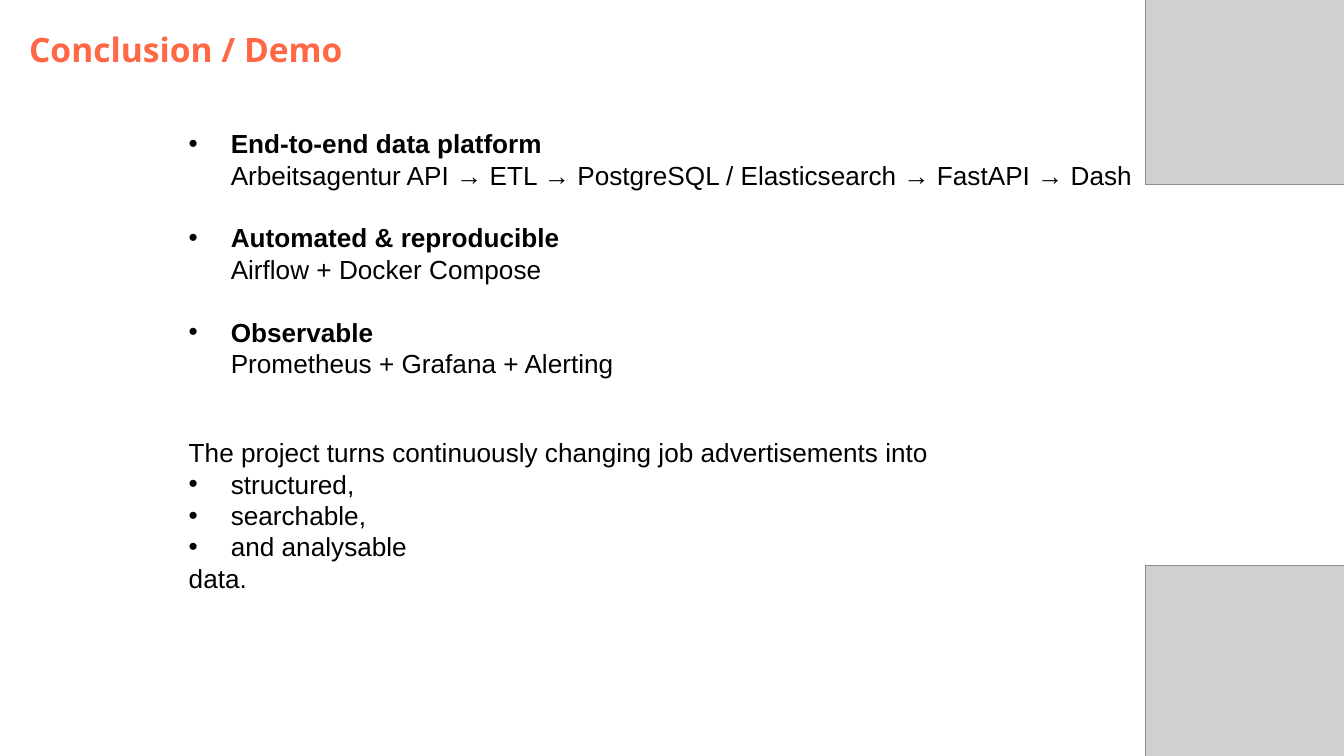
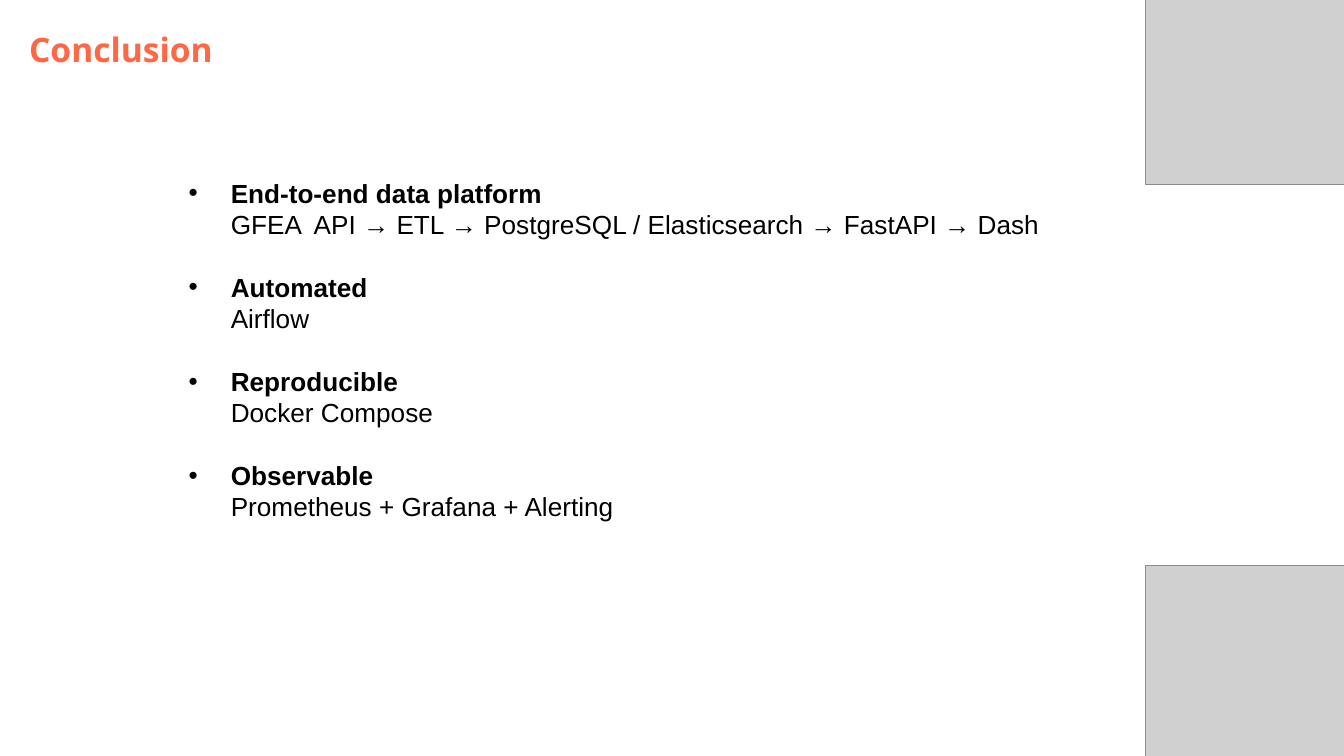
Before and after one commit to DataScientest-Studio/jun26bde-job-market, a slide deck: slide 11 of docs/defence/Defence.pptx (slide 15 before the commit). Drawn at 1344x756 pixels with LibreOffice and Linux fonts; fonts in the diff are those of the drawing; grey boxes stand for pictures; background and template pictures are left out. Boxes give left, top, right and bottom in pixels: in the first picture for what was removed or moved away, otherwise in the second. Text is boxed around its words. In the diff, an @@ line names an element or a change of style, - is before the commit and + after.

```diff
--- a/docs/defence/Defence.pptx
+++ b/docs/defence/Defence.pptx
@@ subtitle at bbox=[29, 36, 213, 63]: text changed @@
-Conclusion / Demo
+Conclusion
@@ text "End-to-end data platform GFEA API ...": place and size @@
-text "End-to-end data platform GFEA API ..." at bbox=[231, 134, 1132, 379]
+text "End-to-end data platform GFEA API ..." at bbox=[231, 184, 1039, 522]
@@ text at bbox=[231, 184, 1039, 428]: text changed @@
-• End-to-end data platform
-  Arbeitsagentur API → ETL → PostgreSQL / Elasticsearch → FastAPI → Dash
-• Automated & reproducible
-  Airflow + Docker Compose
+• End-to-end data platform
+  GFEA API → ETL → PostgreSQL / Elasticsearch → FastAPI → Dash
+• Automated
+  Airflow
+• Reproducible
+  Docker Compose
@@ text removed at bbox=[189, 443, 927, 589] @@
-The project turns continuously changing job advertisements into
-• structured,
-• searchable,
-• and analysable
-data.
```
Also in this commit, not shown: 9 other slides changed, 6 slides added, 5 slides removed, 23 other files.
